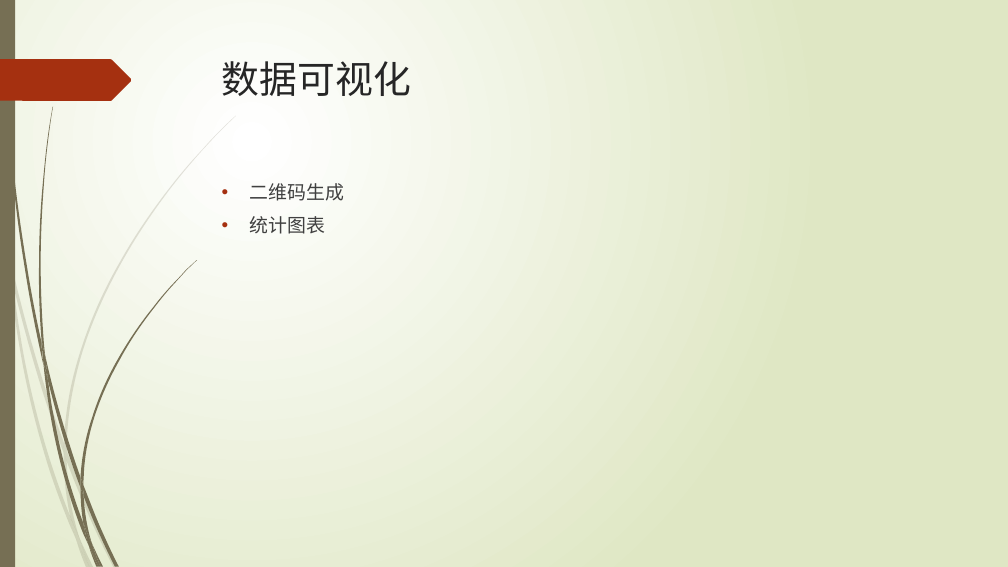
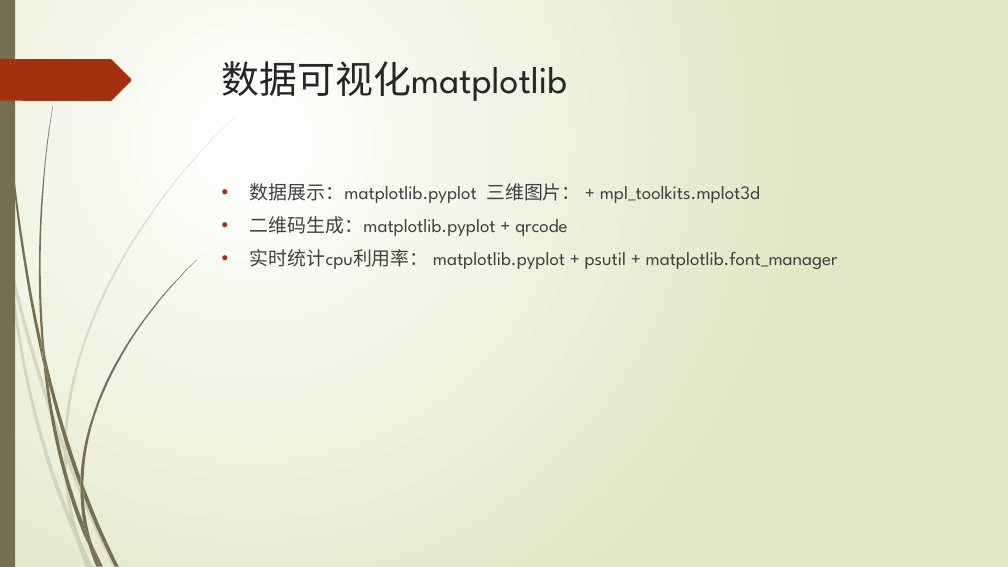
Before and after one commit to lspgithublxh/document, a slide deck: slide 52 of 编程语言/python/Python基础入门知识分享.pptx. Drawn at 1008x567 pixels with LibreOffice and Linux fonts; fonts in the diff are those of the drawing. Boxes give left, top, right and bottom in pixels: in the first picture for what was removed or moved away, otherwise in the second. Text is boxed around its words. In the diff, an @@ line names an element or a change of style, - is before the commit and + after.

```diff
--- a/编程语言/python/Python基础入门知识分享.pptx
+++ b/编程语言/python/Python基础入门知识分享.pptx
@@ title at box(222, 61, 567, 101): text changed @@
-数据可视化
+数据可视化matplotlib
@@ text at box(250, 183, 838, 269): text changed @@
-• 二维码生成
-• 统计图表
+• 数据展示：matplotlib.pyplot 三维图片： + mpl_toolkits.mplot3d
+• 二维码生成：matplotlib.pyplot + qrcode
+• 实时统计cpu利用率： matplotlib.pyplot + psutil + matplotlib.font_manager
```
Also in this commit, not shown: 8 other slides changed, 1 slide added, 1 slide removed, 2 other files.
